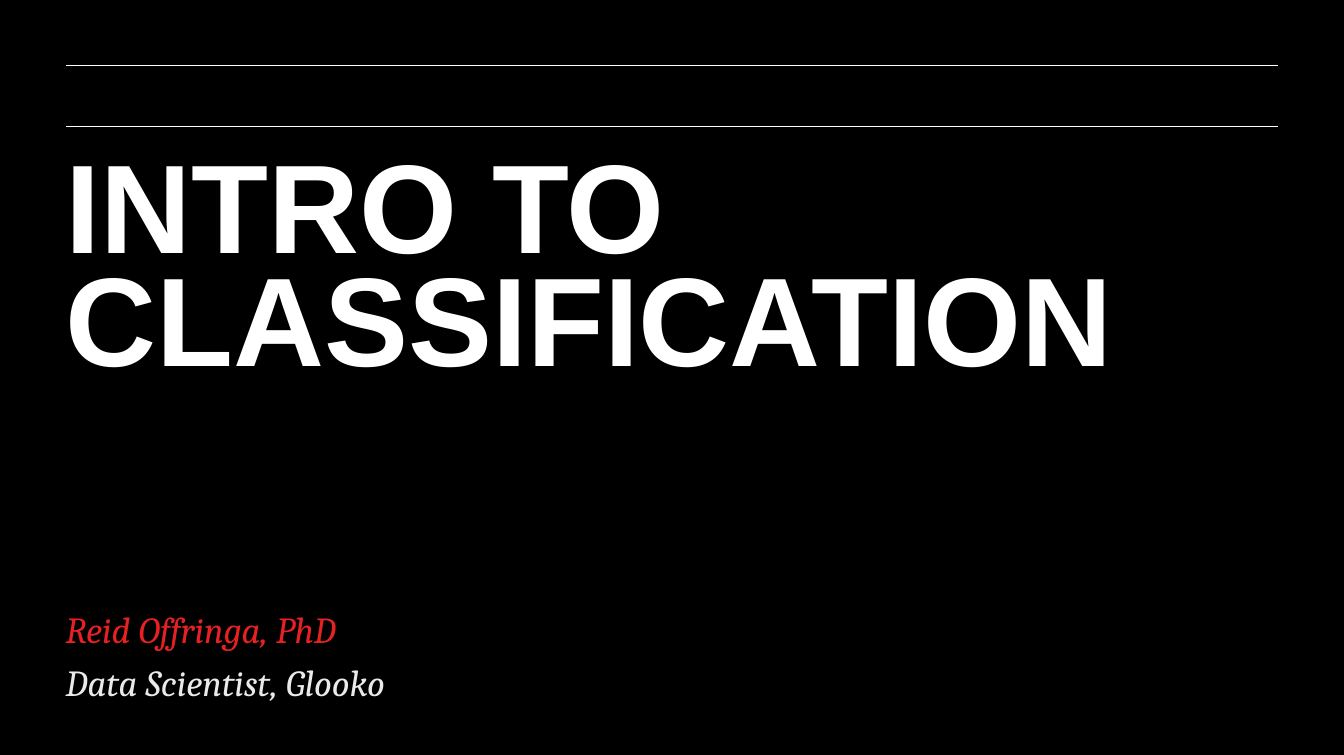
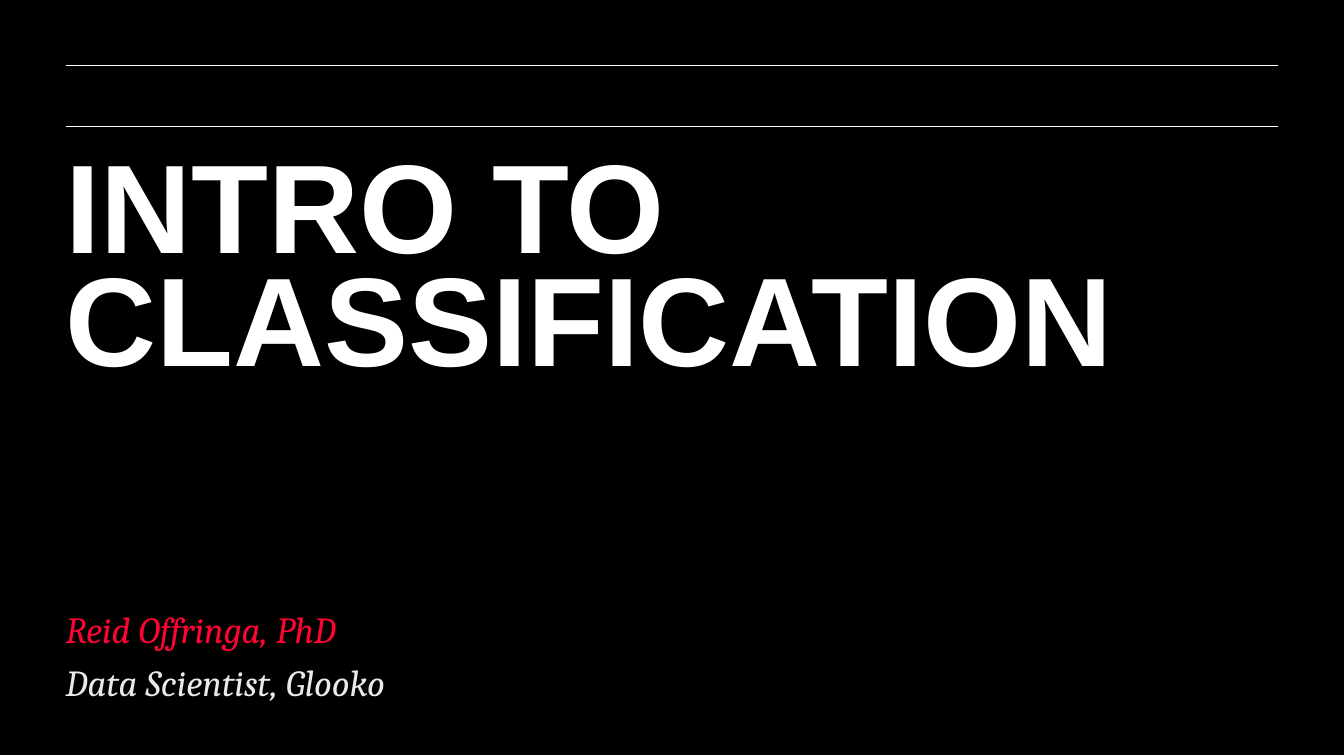
Before and after one commit to matanefron/data-sets, a slide deck: slide 1 of lessons/lesson-8/08-intro-to-classification.pptx. Drawn at 1344x755 pixels with LibreOffice and Linux fonts; fonts in the diff are those of the drawing; background and template pictures are left out. Boxes give left, top, right and bottom in pixels: in the first picture for what was removed or moved away, otherwise in the second. Text is boxed around its words. In the diff, an @@ line names an element or a change of style, - is before the commit and + after.

```diff
--- a/lessons/lesson-8/08-intro-to-classification.pptx
+++ b/lessons/lesson-8/08-intro-to-classification.pptx
@@ text at box(66, 617, 336, 651): text colour #E52123 to #FF0433 in "Reid Offringa, PhD" @@
```
Also in this commit, not shown: 2 other files.
